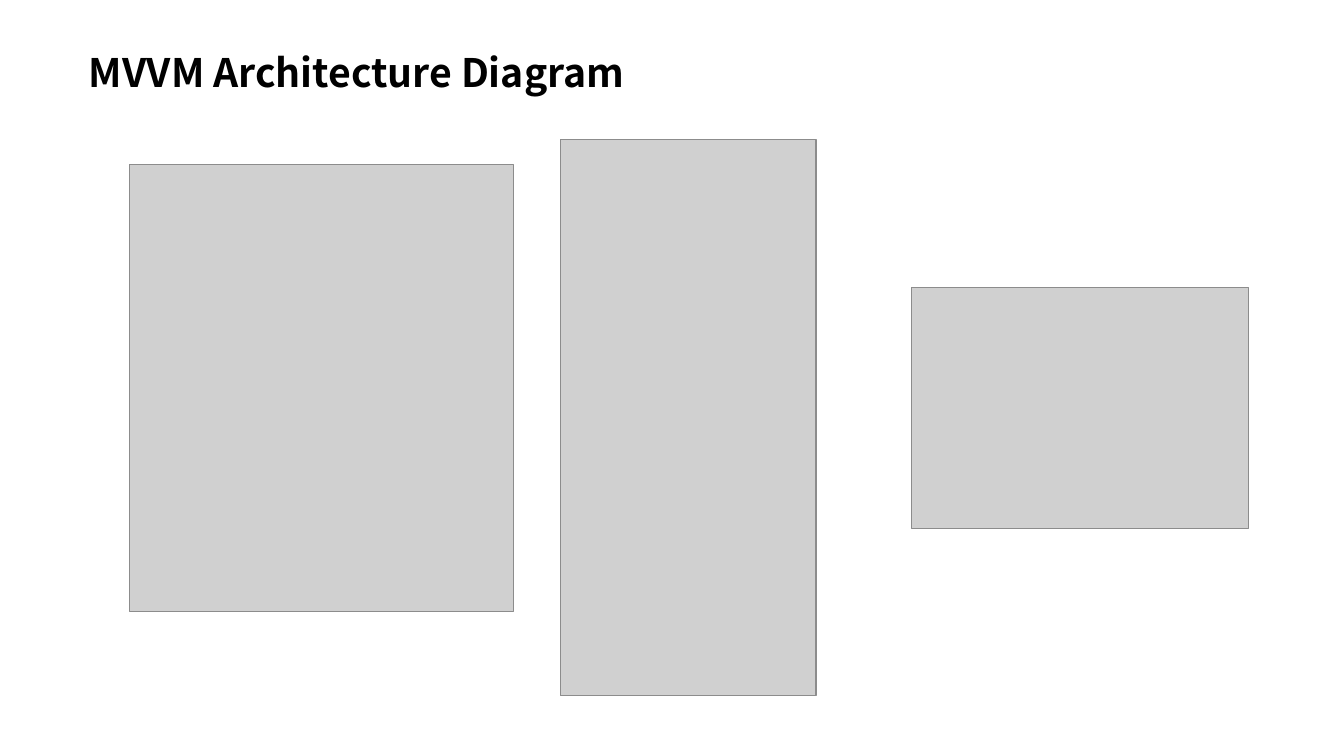
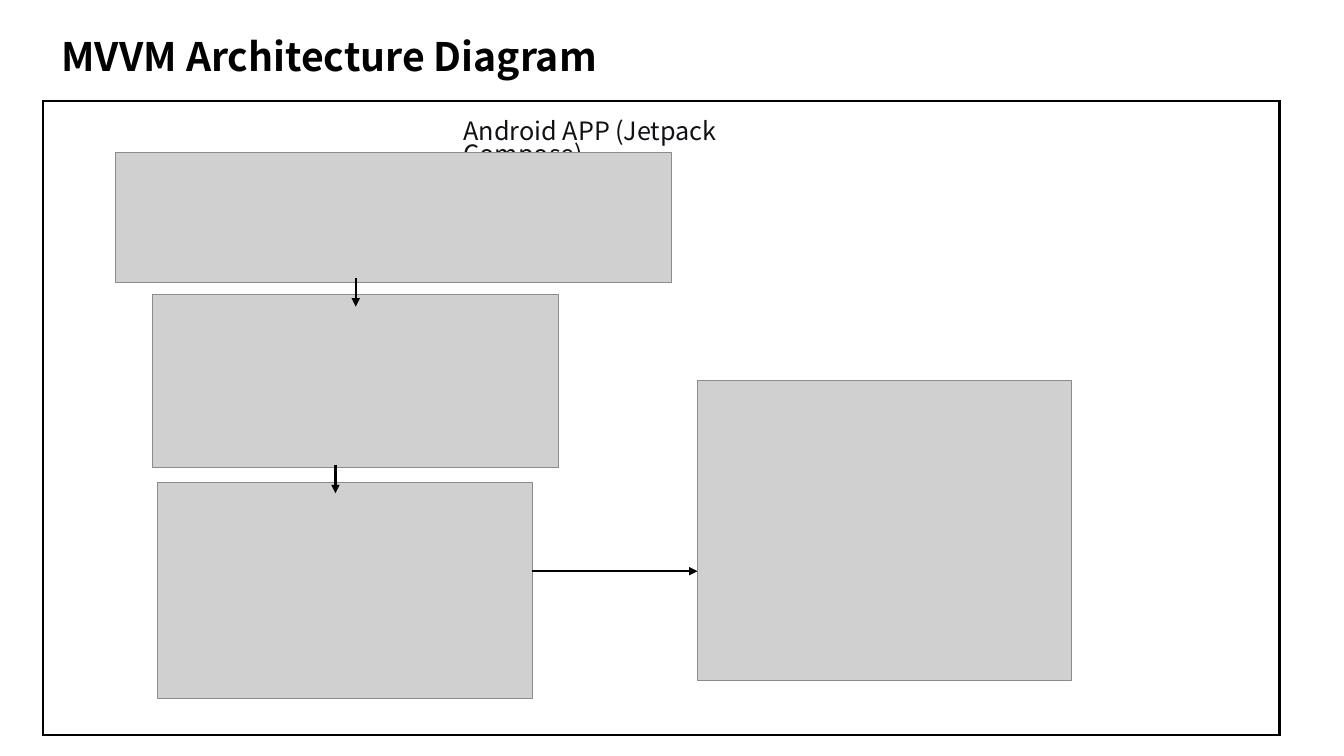
Before and after one commit to buChloeCLY/CS501-Project-DealTracker, a slide deck: slide 4 of cs501 Demo2.pptx. Drawn at 1344x756 pixels with LibreOffice and Linux fonts; fonts in the diff are those of the drawing; grey boxes stand for pictures; background and template pictures are left out. Boxes give left, top, right and bottom in pixels: in the first picture for what was removed or moved away, otherwise in the second. Text is boxed around its words. In the diff, an @@ line names an element or a change of style, - is before the commit and + after.

```diff
--- a/cs501 Demo2.pptx
+++ b/cs501 Demo2.pptx
@@ text "MVVM Architecture Diagram" moved from (x1=89, y1=55, x2=624, y2=97) to (x1=62, y1=39, x2=597, y2=81) @@
@@ rectangle added at (x1=42, y1=102, x2=1279, y2=736), fill #FFFFFF, outline #000000 1.5 pt @@
@@ text added at (x1=464, y1=119, x2=717, y2=153), 18 pt, text #0F1115 @@
+Android APP (Jetpack Compose)
@@ picture removed at (x1=561, y1=139, x2=817, y2=696) @@
@@ picture added at (x1=116, y1=152, x2=673, y2=282) @@
@@ picture removed at (x1=130, y1=164, x2=513, y2=611) @@
@@ picture added at (x1=153, y1=294, x2=559, y2=468) @@
@@ arrow added from (356, 278) to (356, 307), #000000 1.5 pt @@
@@ picture removed at (x1=911, y1=288, x2=1248, y2=528) @@
@@ picture added at (x1=698, y1=381, x2=1072, y2=682) @@
@@ arrow added from (336, 465) to (336, 493), #000000 1.5 pt @@
@@ picture added at (x1=158, y1=482, x2=532, y2=699) @@
@@ arrow added from (532, 572) to (698, 572), #000000 1.5 pt @@
```
